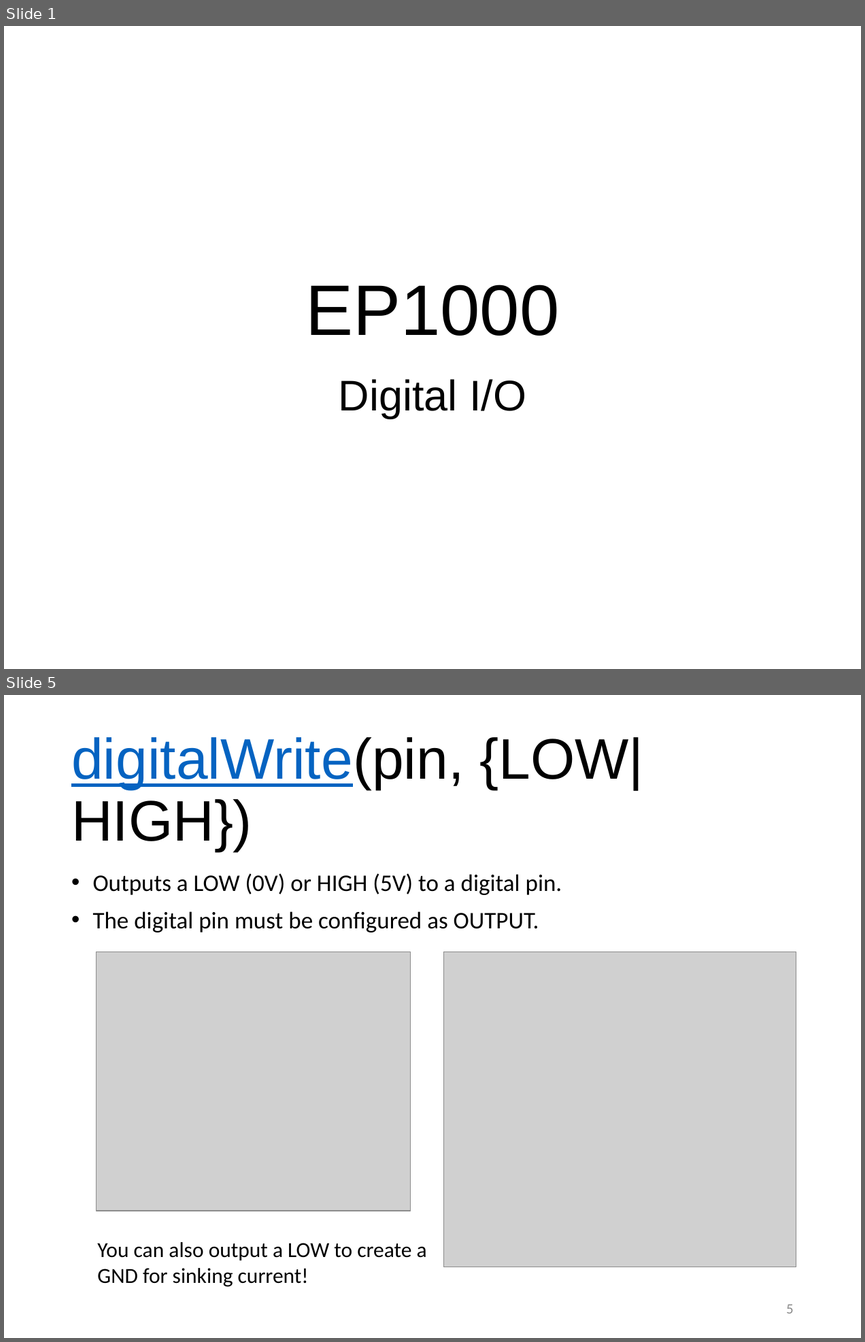
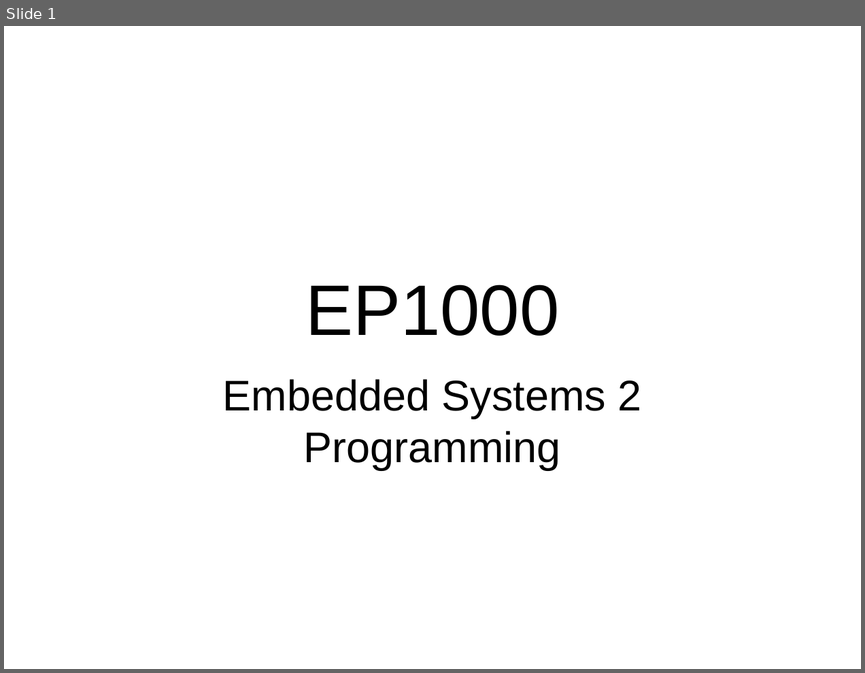
Before and after one commit to RDorville/digfab, a slide deck: presentations/ep1000_embedded2/ep1000_embedded2.pptx. Shown one above the other, each under a label of ours: slides 1 and 5 before the commit, slide 1 after it; the slides between them are not shown. The pictures are 865x1342 and 865x673 pixels, drawn with LibreOffice and Linux fonts; fonts in the diff are those of the drawing; grey boxes stand for pictures; background and template pictures are left out. Boxes give left, top, right and bottom in pixels: in the first picture for what was removed or moved away, otherwise in the second. Text is boxed around its words. In the diff, an @@ line names an element or a change of style, - is before the commit and + after.

```diff
--- a/presentations/ep1000_embedded2/ep1000_embedded2.pptx
+++ b/presentations/ep1000_embedded2/ep1000_embedded2.pptx
@@ slide 5 removed at <box>4,695,861,1338</box>, background #FFFFFF @@
@@ title removed at <box>71,737,644,851</box> @@
-digitalWrite(pin, {LOW|HIGH})
@@ text removed at <box>93,873,562,932</box> @@
-• Outputs a LOW (0V) or HIGH (5V) to a digital pin.
-• The digital pin must be configured as OUTPUT.
@@ picture removed at <box>96,951,411,1210</box> @@
@@ picture removed at <box>443,951,796,1266</box> @@
@@ text removed at <box>97,1242,427,1287</box> @@
-You can also output a LOW to create a GND for sinking current!
@@ page number removed at <box>786,1304,793,1313</box> @@
-5
@@ slide 1 changed as well @@
@@ subtitle at <box>223,379,642,469</box>: text changed @@
-Digital I/O
+Embedded Systems 2
+Programming
```
Also in this commit, not shown: 1 other slide changed, 15 slides added, 17 other slides removed, 1 other file.
